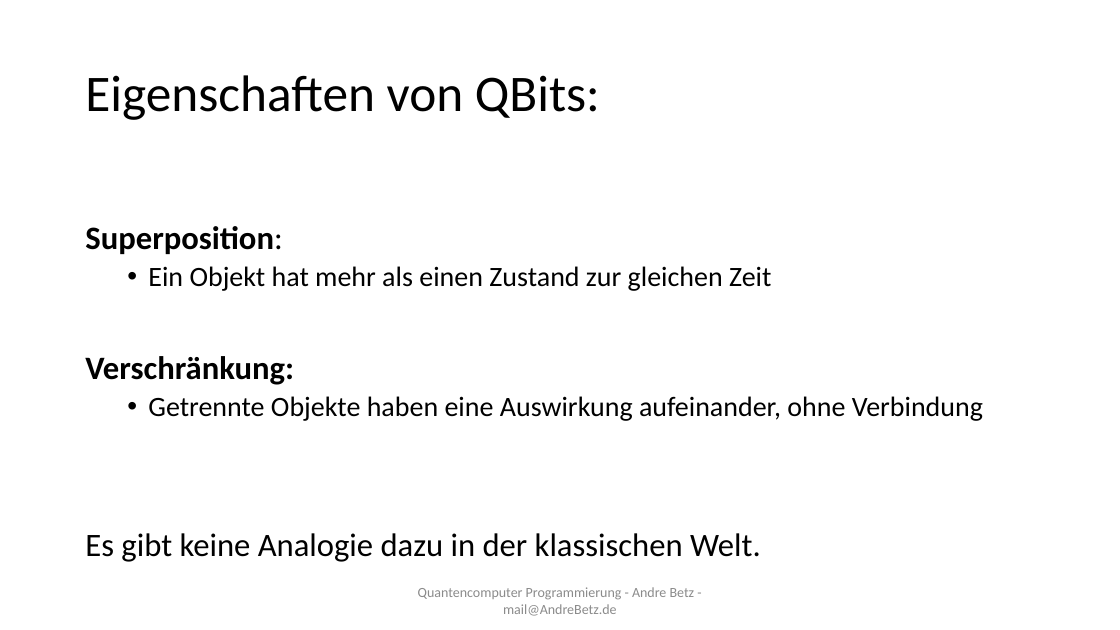
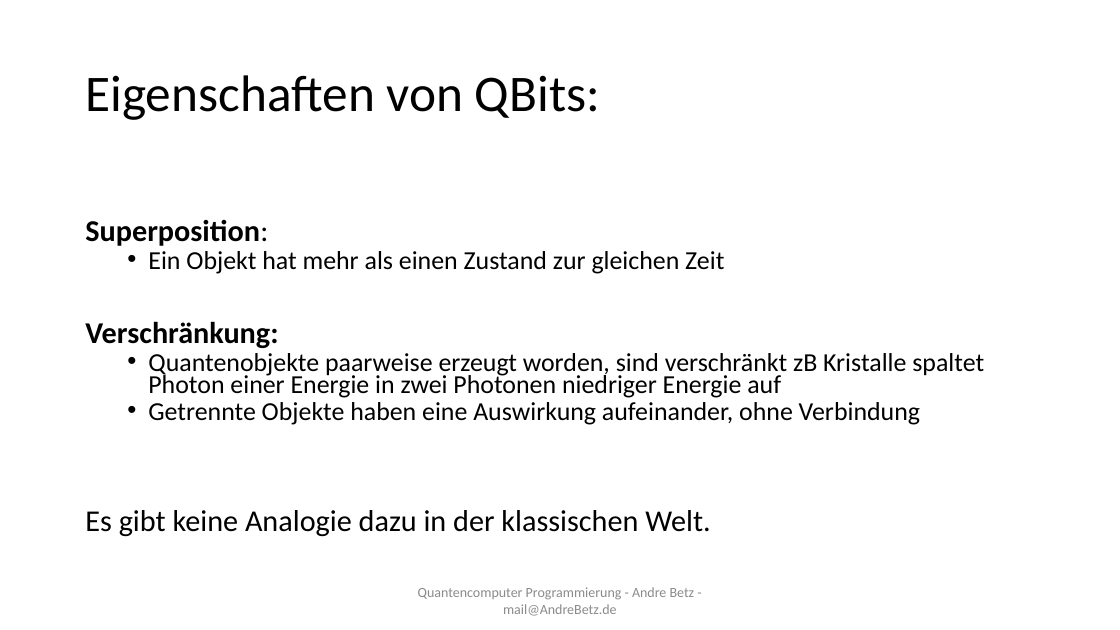
Before and after one commit to sky4walk/documents, a slide deck: slide 3 of QuantencomputerProgramming.odp. Drawn at 1120x630 pixels with LibreOffice and Linux fonts; fonts in the diff are those of the drawing. Boxes give left, top, right and bottom in pixels: in the first picture for what was removed or moved away, otherwise in the second. Text is boxed around its words. In the diff, an @@ line names an element or a change of style, - is before the commit and + after.

```diff
--- a/QuantencomputerProgramming.odp
+++ b/QuantencomputerProgramming.odp
@@ text at <box>85,219,920,537</box>: size 28 to 25.9 pt in "Superposition:", "Verschränkung:", "Es gibt keine Analogie dazu in der ..."; size 24 to 22.2 pt in "Ein Objekt hat mehr als einen Zustand ...", "Getrennte Objekte haben eine Auswirkung aufeinander, ohne ..."; line spacing 0.9 to 0.7 @@
@@ text at <box>148,353,984,398</box>: paragraph added @@
+  • Quantenobjekte paarweise erzeugt worden, sind verschränkt zB Kristalle spaltet Photon einer Energie in zwei Photonen niedriger Energie auf
```
Also in this commit, not shown: 3 other slides changed, 4 slides added, 1 other file.
